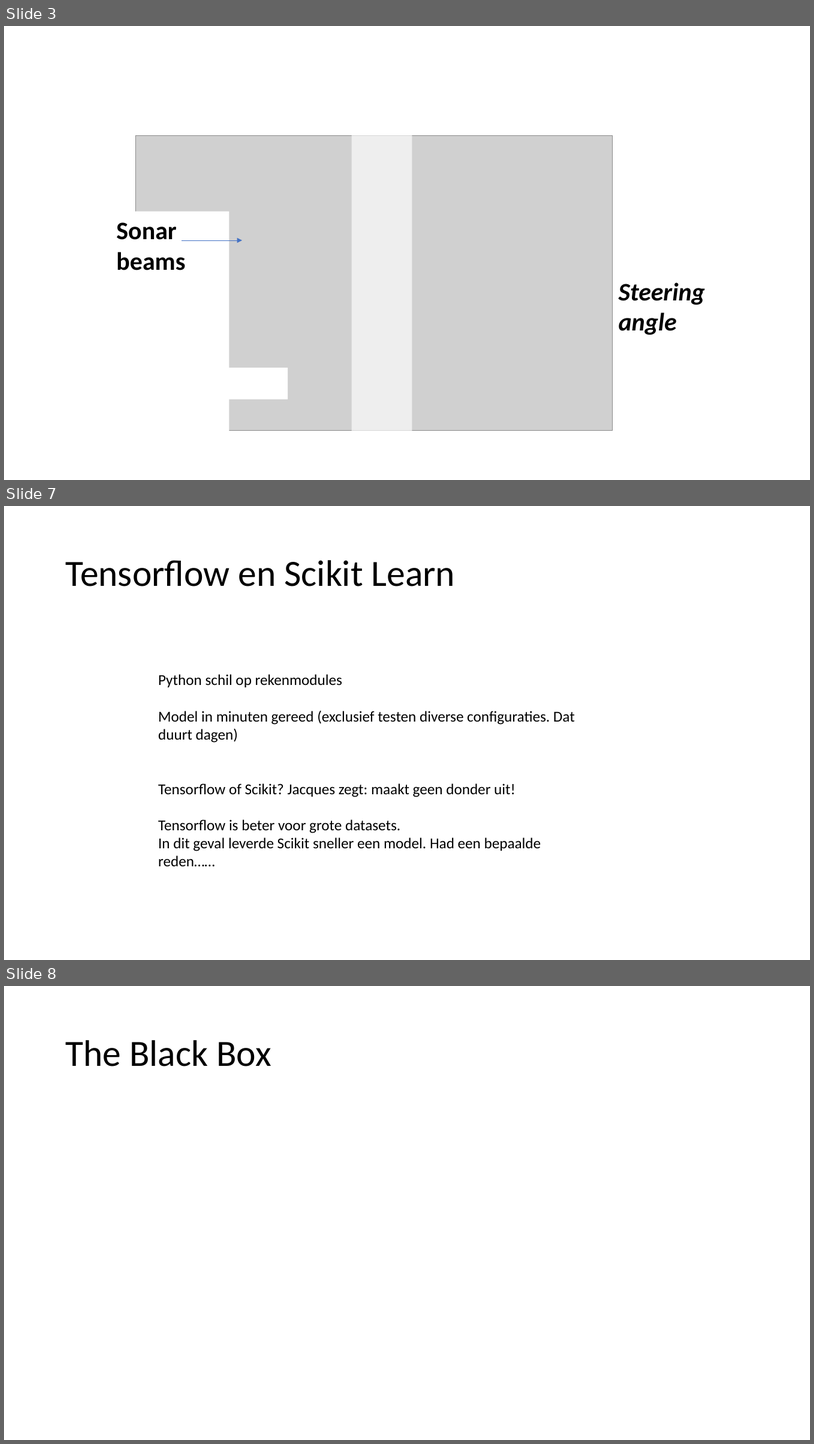
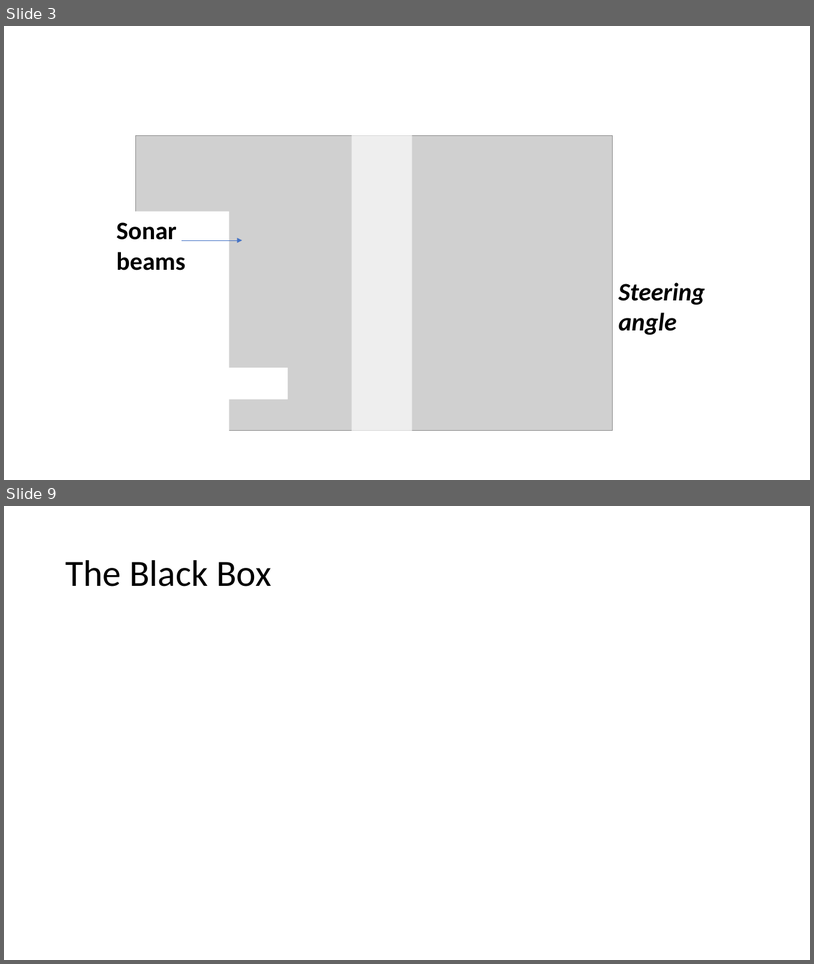
Before and after one commit to MarcRotsaert/MakeAIWork, a slide deck: simpylc/presentatie project 1/Presentatie project 1.pptx. Shown one above the other, each under a label of ours: slides 3, 7 and 8 before the commit, slides 3 and 9 after it; the slides between them are not shown. The pictures are 814x1444 and 814x964 pixels, drawn with LibreOffice and Linux fonts; fonts in the diff are those of the drawing; grey boxes stand for pictures. Boxes give left, top, right and bottom in pixels: in the first picture for what was removed or moved away, otherwise in the second. Text is boxed around its words. In the diff, an @@ line names an element or a change of style, - is before the commit and + after.

```diff
--- a/simpylc/presentatie project 1/Presentatie project 1.pptx
+++ b/simpylc/presentatie project 1/Presentatie project 1.pptx
@@ slide 7 removed at bbox=[4, 506, 810, 960], background #FFFFFF @@
@@ title removed at bbox=[65, 560, 456, 586] @@
-Tensorflow en Scikit Learn
@@ text removed at bbox=[158, 674, 575, 866] @@
-Python schil op rekenmodules
-Model in minuten gereed (exclusief testen diverse configuraties. Dat duurt dagen)
-Tensorflow of Scikit? Jacques zegt: maakt geen donder uit!
-Tensorflow is beter voor grote datasets.
-In dit geval leverde Scikit sneller een model. Had een bepaalde reden……
@@ what was slide 8 is now slide 9 @@
```
Also in this commit, not shown: 3 slides changed, 2 slides added, 1 other slide removed, 8 other files.
